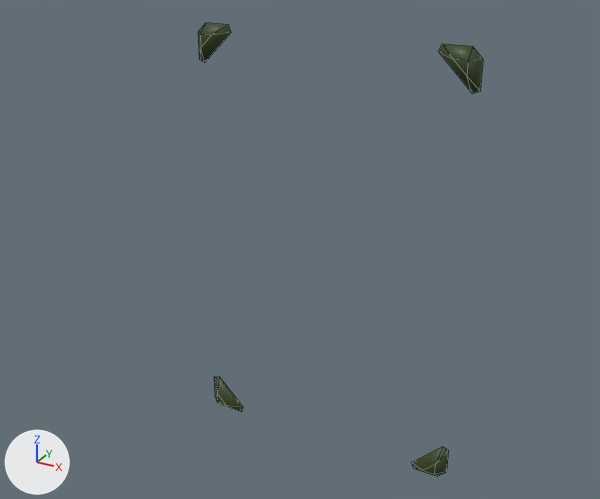
Before and after pictures for a commit that changed the FBX model Rollin'Sky/Assets/Models/fbx/elemental1.fbx.
Both versions are drawn from a 50 mm camera at (1.37, -2.7, 1.36) aimed at (-0.1, -0.04, 0.03). Arrows for +X, +Y and +Z are at lower left; the lights stay in place. Mesh edges are drawn as thin lines.

Names of what the first picture shows: 'elemental'.
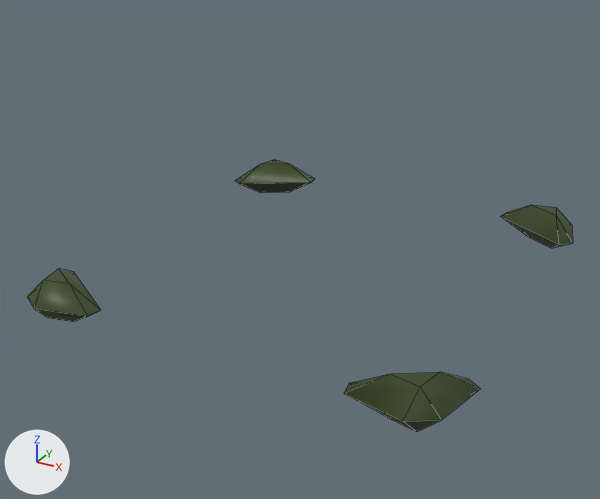
Commit message: fixed elemental gate

Changed parts and their boxes [x1, y1, x2, y2] in the pictures (600 x 499 px; the box of a moved part takes in the faces that stretch with it):
'elemental', reshaped (91% wider, 40% shorter): before [198, 22, 483, 476]; after [27, 160, 573, 432]
part 1 of me_cube_002, moved or reshaped: before [411, 447, 449, 476]; after [344, 372, 480, 432]
part 2 of me_cube_002, moved or reshaped: before [214, 377, 243, 412]; after [27, 269, 101, 322]
part 3 of me_cube_002, moved or reshaped: before [439, 43, 483, 93]; after [501, 205, 573, 248]
part 4 of me_cube_002, moved or reshaped: before [198, 22, 231, 62]; after [235, 160, 314, 193]

Diff of the bpy script that builds the scene:
```diff
--- a/Rollin'Sky/Assets/Models/fbx/elemental1.fbx.py
+++ b/Rollin'Sky/Assets/Models/fbx/elemental1.fbx.py
@@ me_cube_002 @@
 me_cube_002.from_pydata(...)  # 72 vertices, 80 faces; spans x -0.57..0.57, y -0.04..0.04, z -0.88..0.88
 # used by ob_elemental; location = (0.0, 0.0, 0.0)
+# me_cube_002 part 1: the loose piece of 18 vertices spanning x 0.41..0.57, y -0.04..0.04, z -0.88..-0.72 is multiplied about its middle by the matrix ((1.941, 0.0, 0.438), (-0.438, 0.0, 1.941), (0.0, -1.99, 0.0)), then moved by (0.16, -0.71, 0.8)
+# me_cube_002 part 2: the loose piece of 18 vertices spanning x -0.57..-0.41, y -0.04..0.04, z -0.88..-0.72 is multiplied about its middle by the matrix ((1.941, 0.0, -0.438), (0.438, 0.0, 1.941), (0.0, -1.99, 0.0)), then moved by (-0.16, -0.71, 0.8)
+# me_cube_002 part 3: the loose piece of 18 vertices spanning x 0.41..0.57, y -0.04..0.04, z 0.72..0.88 is multiplied about its middle by the matrix ((1.941, 0.0, -0.438), (0.438, 0.0, 1.941), (0.0, -1.99, 0.0)), then moved by (0.16, 0.71, -0.8)
+# me_cube_002 part 4: the loose piece of 18 vertices spanning x -0.57..-0.41, y -0.04..0.04, z 0.72..0.88 is multiplied about its middle by the matrix ((1.941, 0.0, 0.438), (-0.438, 0.0, 1.941), (0.0, -1.99, 0.0)), then moved by (-0.16, 0.71, -0.8)
 me_cube_002.materials.append(mat_material_001)
```
